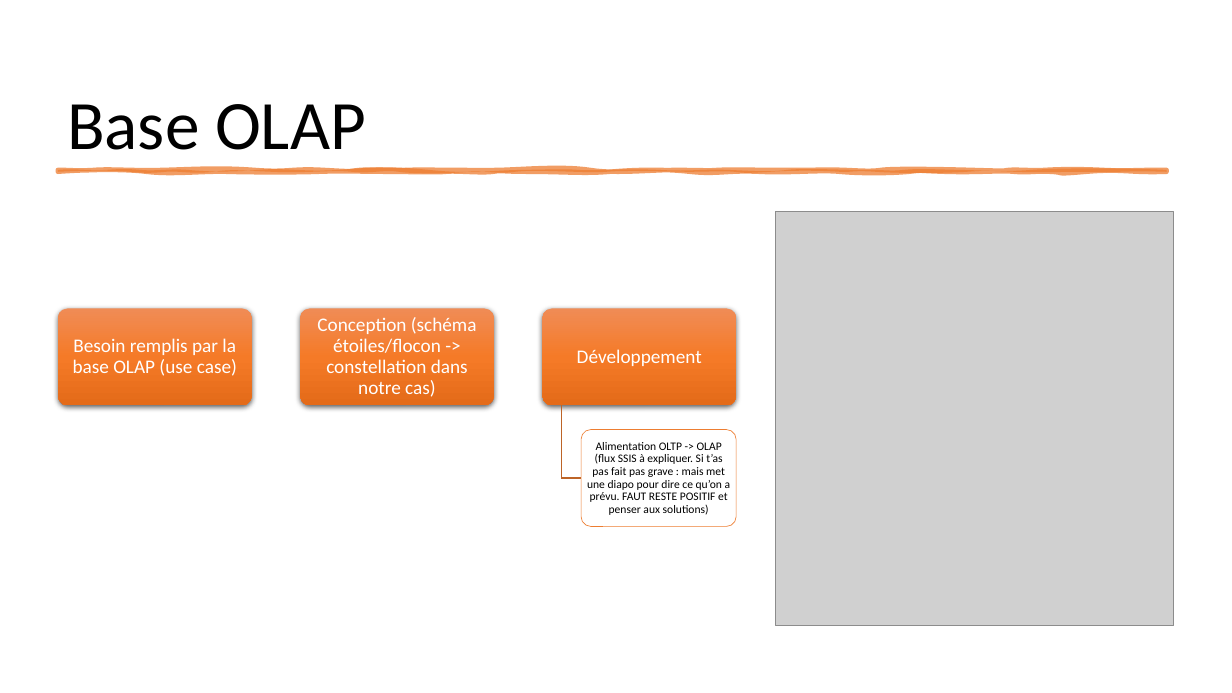
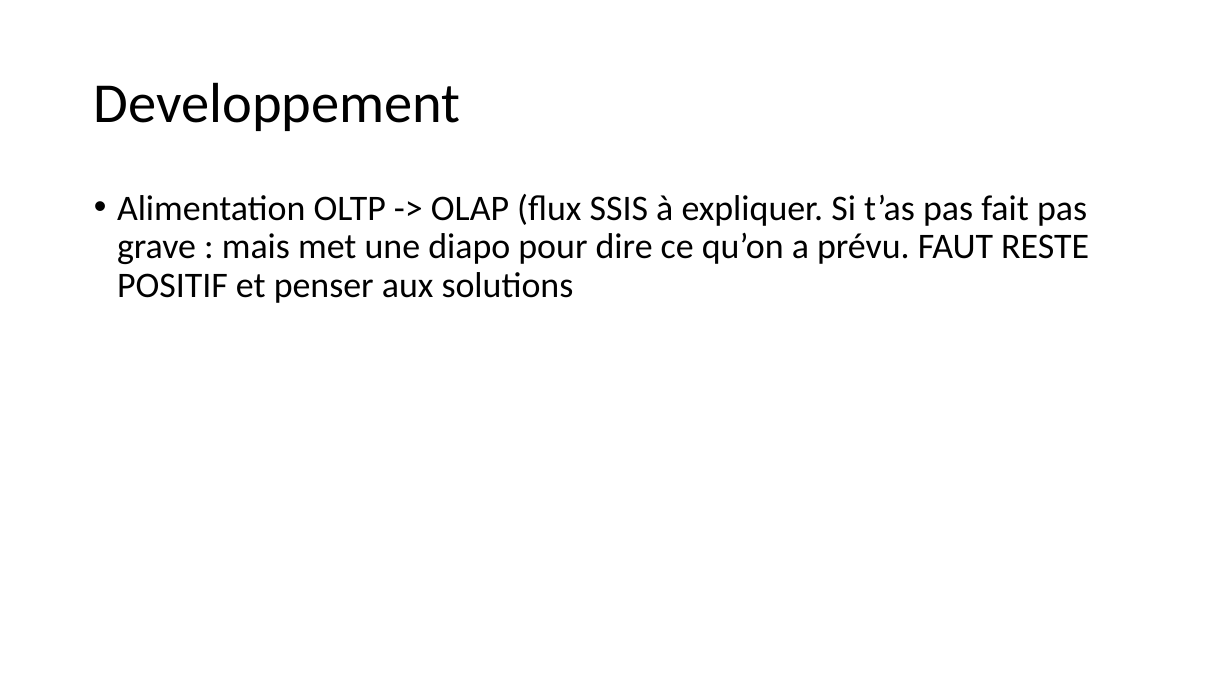
Before and after one commit to neopolitan2012/PT-LPBDD, a slide deck: slide 12 of Soutenance_PT.pptx (slide 6 before the commit). Drawn at 1232x693 pixels with LibreOffice and Linux fonts; fonts in the diff are those of the drawing; grey boxes stand for pictures. Boxes give left, top, right and bottom in pixels: in the first picture for what was removed or moved away, otherwise in the second. Text is boxed around its words. In the diff, an @@ line names an element or a change of style, - is before the commit and + after.

```diff
--- a/Soutenance_PT.pptx
+++ b/Soutenance_PT.pptx
@@ title added at <box>94,82,461,131</box>, 44 pt, text #000000 @@
+Developpement
@@ title removed at <box>67,104,366,150</box> @@
-Base OLAP
@@ freeform shape removed at <box>58,170,1167,172</box> @@
@@ text "Alimentation OLTP -> OLAP (flux ..." at <box>117,194,1089,303</box>: vertical alignment middle to top @@
@@ text at <box>117,194,1089,303</box>: text changed; size 9 to 28 pt @@
-Alimentation OLTP -> OLAP (flux SSIS à expliquer. Si t’as pas fait pas grave : mais met une diapo pour dire ce qu’on a prévu. FAUT RESTE POSITIF et penser aux solutions)
+• Alimentation OLTP -> OLAP (flux SSIS à expliquer. Si t’as pas fait pas grave : mais met une diapo pour dire ce qu’on a prévu. FAUT RESTE POSITIF et penser aux solutions
@@ picture removed at <box>775,212,1174,626</box> @@
@@ group removed at <box>58,309,737,527</box>: 4 rounded rectangles, 3 texts, 1 freeform shape @@
-Besoin remplis par la base OLAP (use case)
-Conception (schéma étoiles/flocon -> constellation dans notre cas)
-Développement
```
Also in this commit, not shown: 2 other slides changed, 6 slides added, 1 slide removed.
